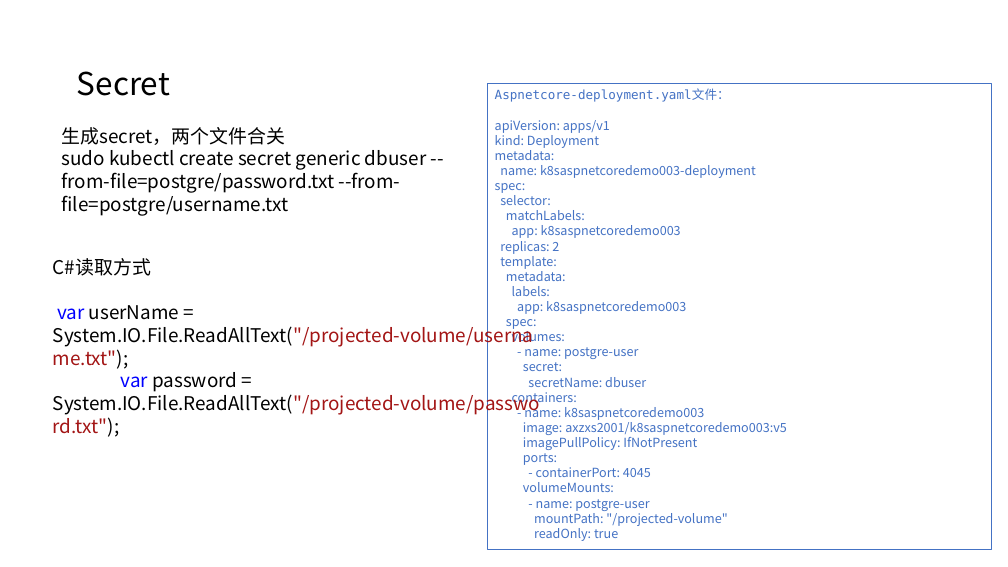
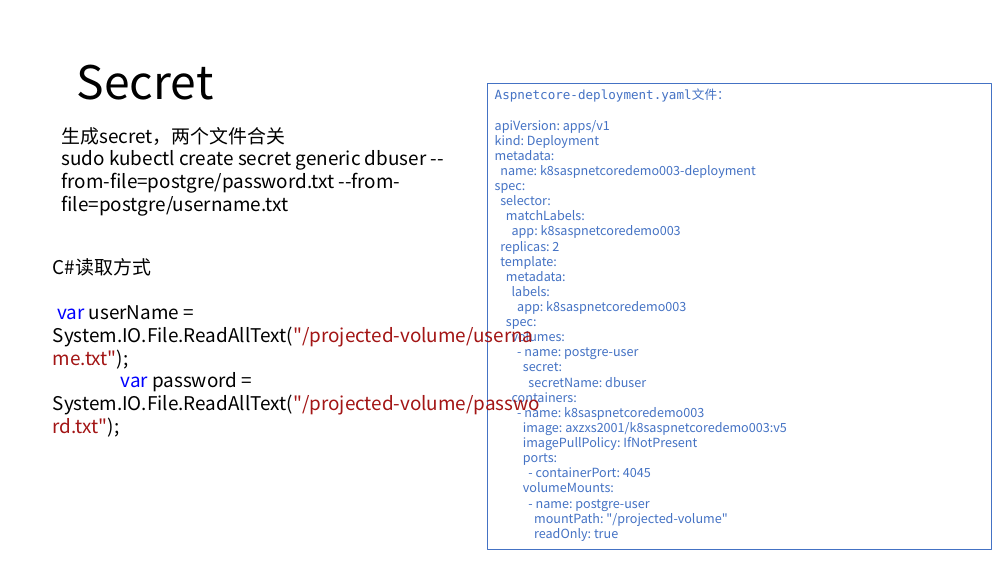
Before and after one commit to axzxs2001/Asp.NetCoreExperiment, a slide deck: slide 36 of Asp.NetCoreExperiment/kubernetes/kubernetes.pptx (slide 34 before the commit). Drawn at 1008x567 pixels with LibreOffice and Linux fonts; fonts in the diff are those of the drawing; background and template pictures are left out. Boxes give left, top, right and bottom in pixels: in the first picture for what was removed or moved away, otherwise in the second. Text is boxed around its words. In the diff, an @@ line names an element or a change of style, - is before the commit and + after.

```diff
--- a/Asp.NetCoreExperiment/kubernetes/kubernetes.pptx
+++ b/Asp.NetCoreExperiment/kubernetes/kubernetes.pptx
@@ title "Secret" at box(77, 64, 214, 100): size 30 to 44 pt @@
```
Also in this commit, not shown: 13 other slides changed, 5 slides added, 1 slide removed, 2 other files.
